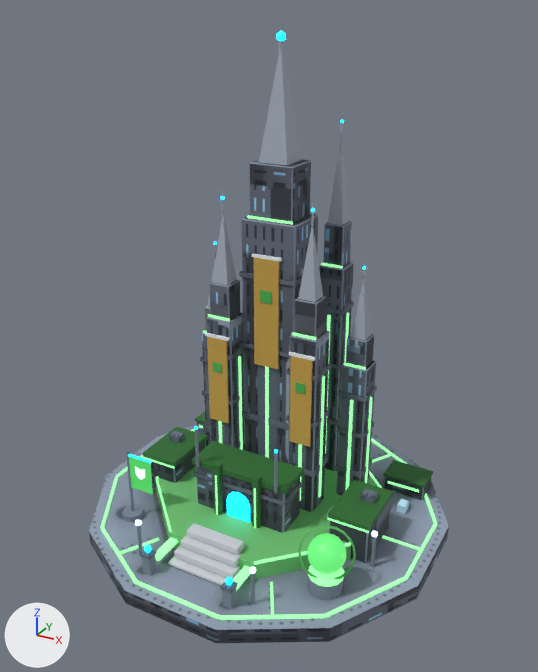
Renders of the glTF model game/assets/models/residence_dl8_green.glb from each side of a commit.
Camera for both pictures: a 50 mm camera at (1.46, -2.65, 2.26) aimed at (0.03, -0.05, 0.96). Lighting does not change. The marker at lower left points along +X, +Y and +Z. The first picture is the older version. Vertices at exactly the same position are counted once.

Objects in the first picture: 'residence_dl8_green'.
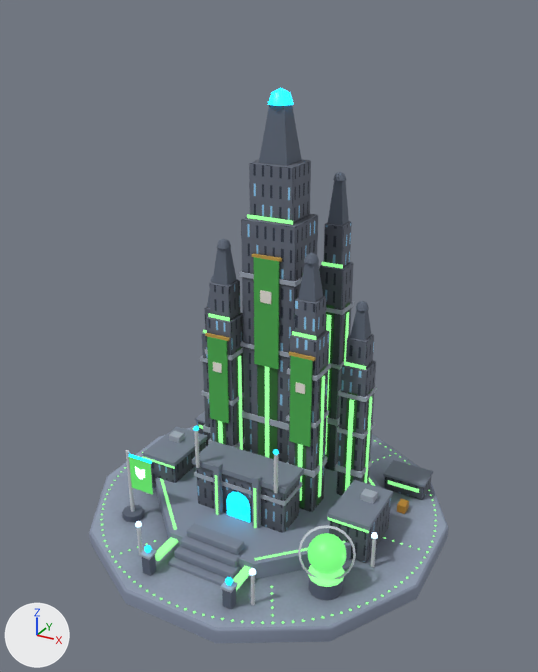
Changed parts and their boxes (x1, y1, x2, y2) in the pictures (538 x 672 px; the box of a moved part takes in the faces that stretch with it):
```json
{"object": "residence_dl8_green", "change": "reshaped", "before": [89, 31, 449, 643], "after": [89, 88, 449, 643], "on screen": "9% shorter"}
{"part": 1, "of": "me_m", "change": "deleted", "before": [214, 31, 366, 282]}
{"part": 2, "of": "me_m", "change": "cut back", "before": [89, 425, 449, 643], "after": [89, 426, 449, 643]}
{"part": 3, "of": "me_m", "change": "reshaped", "before": [207, 50, 371, 340], "after": [207, 88, 371, 340]}
{"part": 4, "of": "me_m", "change": "moved or reshaped", "before": [344, 362, 366, 370], "after": [344, 361, 366, 370]}
{"part": 5, "of": "me_m", "change": "surface changed", "before": [122, 159, 433, 643], "after": [122, 159, 433, 643]}
{"part": 6, "of": "me_m", "change": "recoloured", "before": [143, 263, 419, 591], "after": [143, 263, 419, 591]}
{"part": 7, "of": "me_m", "change": "recoloured", "before": [308, 533, 346, 574], "after": [308, 533, 346, 574]}
{"part": 8, "of": "me_m", "change": "recoloured", "before": [129, 457, 152, 494], "after": [129, 457, 152, 494]}
```

Edits to the scene script, one JSON object a line:
```json
{"op": "add", "block": "mat_glow_holo_4cb050", "code": ["mat_glow_holo_4cb050 = principled_material('glow_holo#4CB050')", "mat_glow_holo_4cb050.base_color = (0.0723, 0.434, 0.0802)  # green #4cb050", "mat_glow_holo_4cb050.roughness = 0.4", "mat_glow_holo_4cb050.emission_color = (0.0723, 0.434, 0.0802)  # green #4cb050", "mat_glow_holo_4cb050.emission_strength = 1.0"]}
{"op": "add", "block": "mat_glow_orb_4cb050", "code": ["mat_glow_orb_4cb050 = principled_material('glow_orb#4CB050')", "mat_glow_orb_4cb050.base_color = (0.0908, 0.456, 0.0999)  # green #55b459", "mat_glow_orb_4cb050.roughness = 0.4", "mat_glow_orb_4cb050.emission_color = (0.145, 0.73, 0.16)  # green #6ade6f", "mat_glow_orb_4cb050.emission_strength = 1.0"]}
{"op": "add", "block": "mat_glow_strip_4cb050", "code": ["mat_glow_strip_4cb050 = principled_material('glow_strip#4CB050')", "mat_glow_strip_4cb050.base_color = (0.162, 0.527, 0.171)  # green #70c073", "mat_glow_strip_4cb050.roughness = 0.4", "mat_glow_strip_4cb050.emission_color = (0.259, 0.843, 0.274)  # green #8bed8f", "mat_glow_strip_4cb050.emission_strength = 1.0"]}
{"block": "me_m", "where": "# used by ob_residence_dl8_green; location = (0.0, 0.0, 0.0)"}
{"op": "remove", "block": "me_m", "code": "me_m.from_pydata(...)  # 2269 vertices, 3620 faces; spans x -0.83..0.83, y -0.83..0.83, z -0.01..2.18"}
{"op": "add", "block": "me_m", "code": "me_m.from_pydata(...)  # 2793 vertices, 3736 faces; spans x -0.83..0.83, y -0.83..0.83, z -0.01..1.97"}
{"block": "me_m", "change": "me_m part 1: 15 loose pieces with 126 vertices, spanning x -0.57..0.38, y -0.03..0.78, z 0.05..2.18, are deleted"}
{"block": "me_m", "change": "me_m part 2: 16 vertices moved from x -0.83..0.62, y -0.83..0.61, z 0.06..0.57 to x -0.83..0.62, y -0.83..0.61, z 0.05..0.57; 273 vertices removed from x -0.83..0.83, y -0.83..0.83, z 0.05..0.4; 778 vertices added at x -0.83..0.83, y -0.83..0.83, z 0.05..0.58"}
{"block": "me_m", "change": "me_m part 3: 2 vertices moved within x -0.11..0.11, y 0.01, z 1.45; 13 vertices removed from x -0.37..0.37, y -0.02..0.33, z 1.21..2.15; 153 vertices added at x -0.4..0.4, y -0.05..0.36, z 1.08..1.97"}
{"block": "me_m", "change": "me_m part 4: 6 vertices removed from x 0.32..0.42, y 0.1..0.11, z 0.82..0.83; 6 vertices added at x 0.32..0.42, y 0.11, z 0.82..0.84"}
{"block": "me_m", "change": "me_m part 5: 2690 kept faces spanning x -0.83..0.83, y -0.83..0.61, z -0.01..1.68 get new texture (UV) coordinates"}
{"block": "me_m", "change": "me_m part 6: 500 faces spanning x -0.64..0.64, y -0.66..0.4, z 0.1..1.22 switch from mat_glow_strip_40a64d (green #70bc7a, glowing green #9affa7) to mat_glow_strip_4cb050 (green #70c073, glowing green #8bed8f)"}
{"block": "me_m", "change": "me_m part 7: 196 faces spanning x 0.42..0.58, y -0.5..-0.34, z 0.16..0.32 switch from mat_glow_orb_40a64d (green #4aaa56, glowing green #5dd26c) to mat_glow_orb_4cb050 (green #55b459, glowing green #6ade6f)"}
{"block": "me_m", "change": "me_m part 8: 5 faces spanning x -0.49..-0.37, y -0.42, z 0.22..0.4 switch from mat_glow_holo_40a64d (green #40a64d, glowing green #40a64d) to mat_glow_holo_4cb050 (green #4cb050, glowing green #4cb050)"}
{"block": "me_m", "change": "other edits to the shape of me_m do not show in these pictures"}
```
